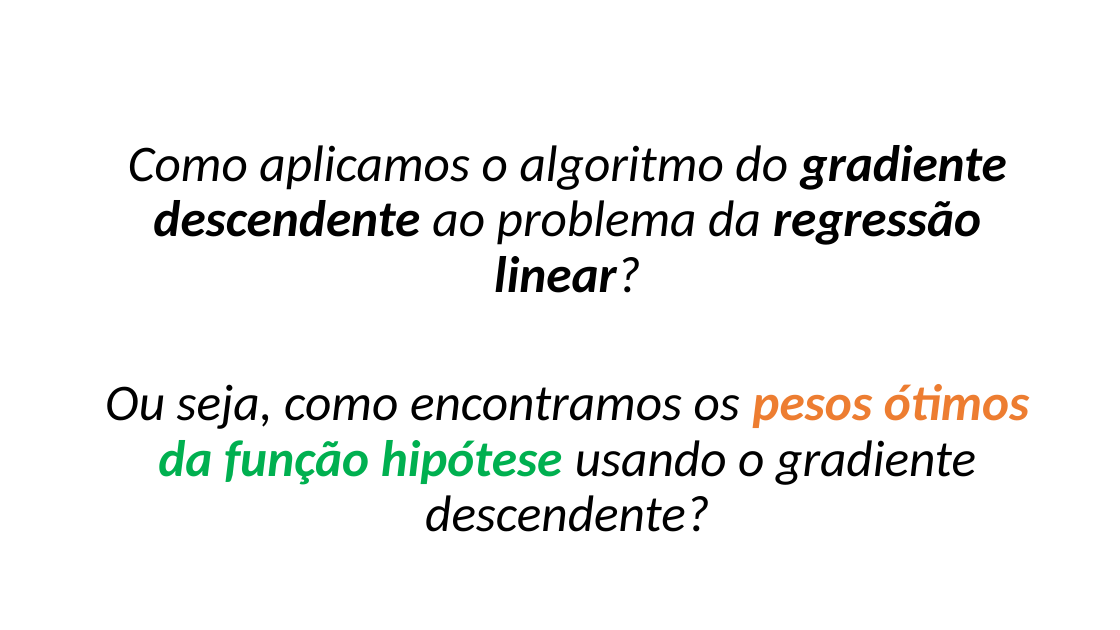
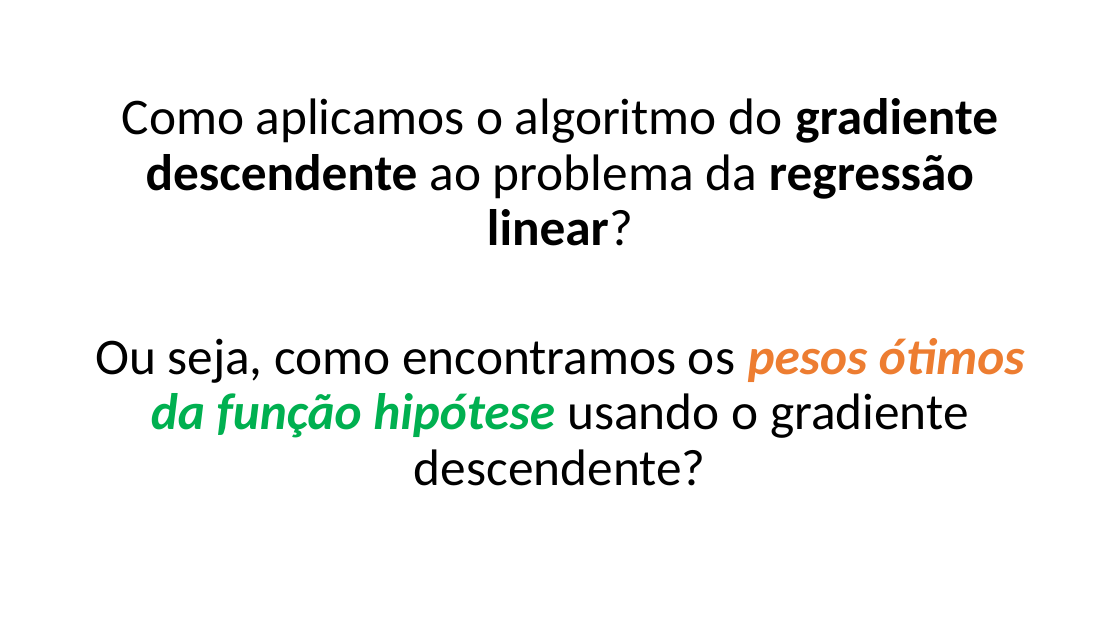
Before and after one commit to zz4fap/t319_aprendizado_de_maquina, a slide deck: slide 22 of slides/T319_Regressão_Linear (Parte II).pptx. Drawn at 1120x630 pixels with LibreOffice and Linux fonts; fonts in the diff are those of the drawing. Boxes give left, top, right and bottom in pixels: in the first picture for what was removed or moved away, otherwise in the second. Text is boxed around its words. In the diff, an @@ line names an element or a change of style, - is before the commit and + after.

```diff
--- a/slides/T319_Regressão_Linear (Parte II).pptx
+++ b/slides/T319_Regressão_Linear (Parte II).pptx
@@ text "Como aplicamos o algoritmo do ...": place and size @@
-text "Como aplicamos o algoritmo do ..." at [105,145,1030,532]
+text "Como aplicamos o algoritmo do ..." at [95,98,1025,486]
@@ text "Como aplicamos o algoritmo do ..." at [95,98,1025,486]: italic off in "Como aplicamos o algoritmo do gradiente descendente ...", "Ou seja, como encontramos os usando o ..." @@
```
Also in this commit, not shown: 5 other slides changed, 2 other files.
